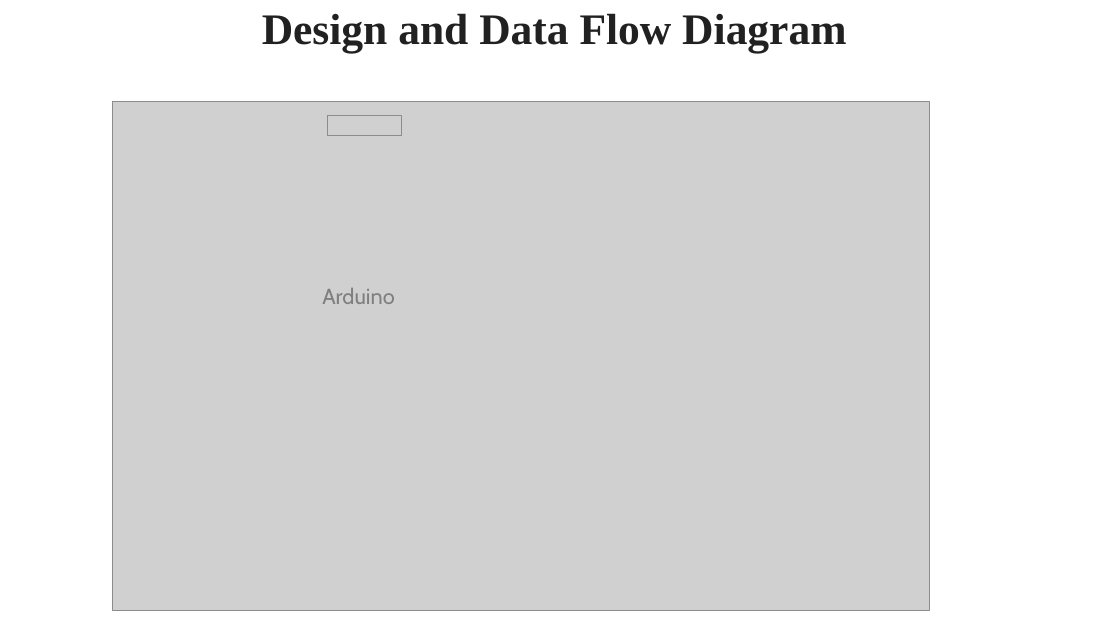
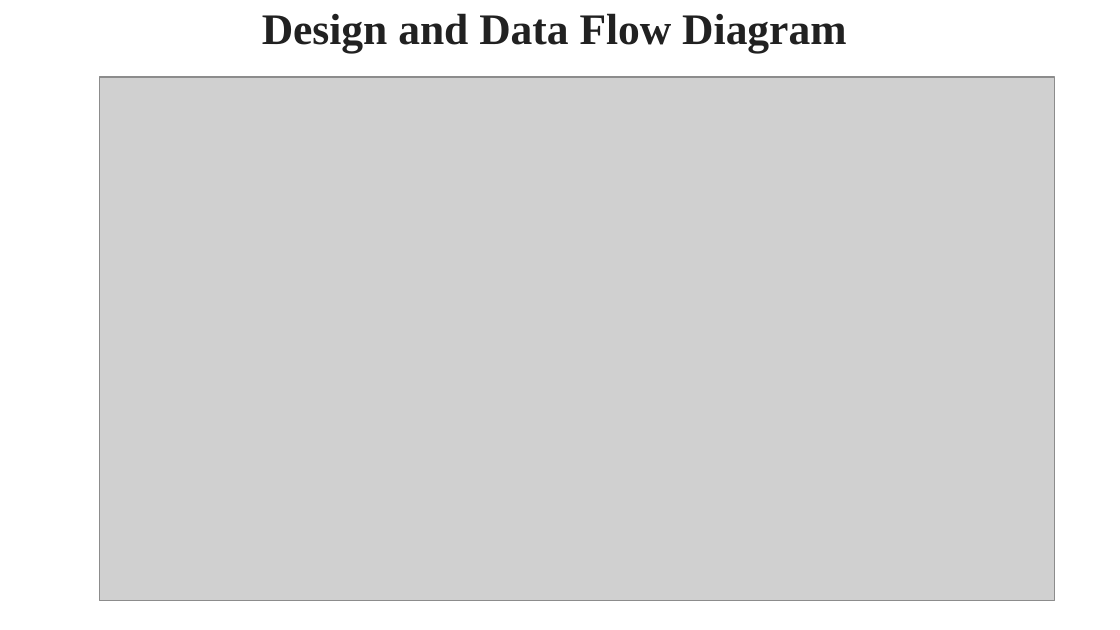
Before and after one commit to Avikr76/Major_project, a slide deck: slide 16 of Major Project Phase 2.pptx. Drawn at 1120x630 pixels with LibreOffice and Linux fonts; fonts in the diff are those of the drawing; grey boxes stand for pictures. Boxes give left, top, right and bottom in pixels: in the first picture for what was removed or moved away, otherwise in the second. Text is boxed around its words. In the diff, an @@ line names an element or a change of style, - is before the commit and + after.

```diff
--- a/Major Project Phase 2.pptx
+++ b/Major Project Phase 2.pptx
@@ picture: place and size @@
-picture at box(113, 102, 930, 610)
+picture at box(100, 77, 1055, 601)
@@ picture removed at box(327, 115, 401, 136) @@
@@ text removed at box(322, 288, 394, 304) @@
-Arduino
```
Also in this commit, not shown: 9 other slides changed.
